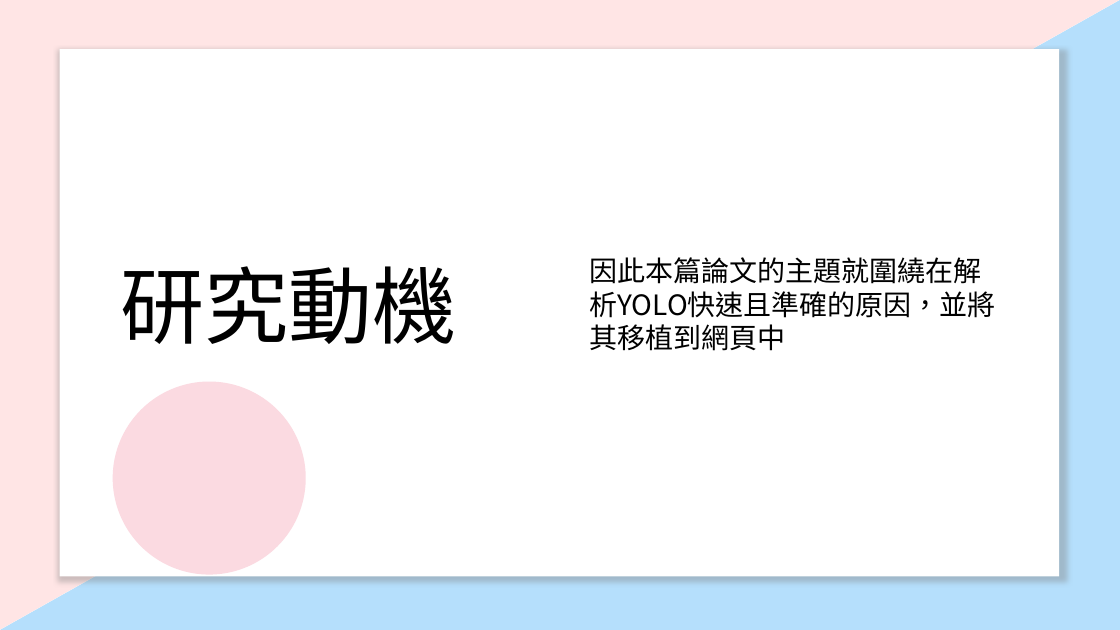
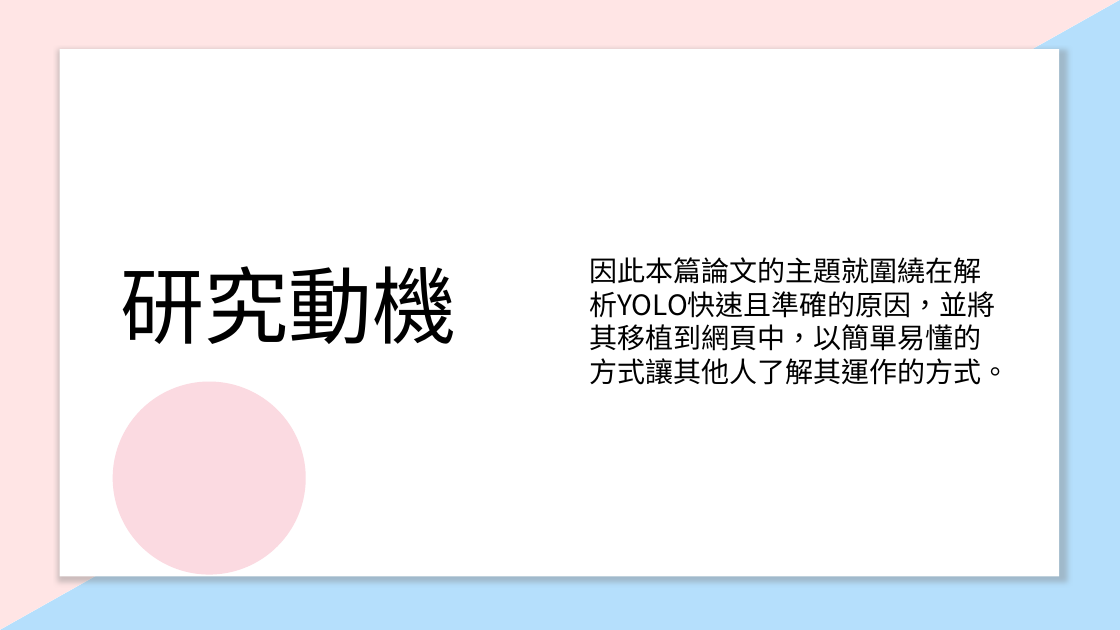
Before and after one commit to Kagu82104/thesissystem, a slide deck: slide 10 of ppt/thesis1.pptx. Drawn at 1120x630 pixels with LibreOffice and Linux fonts; fonts in the diff are those of the drawing. Boxes give left, top, right and bottom in pixels: in the first picture for what was removed or moved away, otherwise in the second. Text is boxed around its words. In the diff, an @@ line names an element or a change of style, - is before the commit and + after.

Commit message:
me

```diff
--- a/ppt/thesis1.pptx
+++ b/ppt/thesis1.pptx
@@ text at box(589, 257, 1009, 385): text changed @@
-因此本篇論文的主題就圍繞在解析YOLO快速且準確的原因，並將其移植到網頁中
+因此本篇論文的主題就圍繞在解析YOLO快速且準確的原因，並將其移植到網頁中，以簡單易懂的方式讓其他人了解其運作的方式。
```
Also in this commit, not shown: 2 other slides changed.
